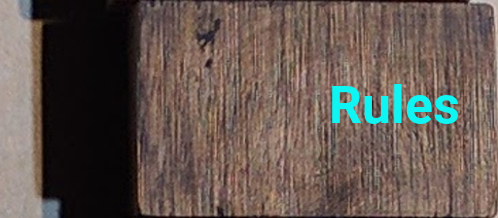
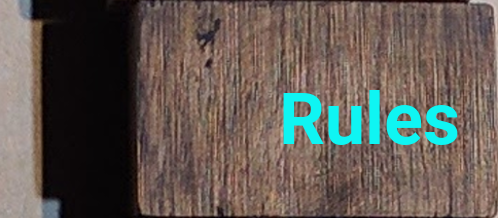
Layers edited between the first and the second 498x218 image:
painted on "Rules" over [283, 84, 458, 145]
